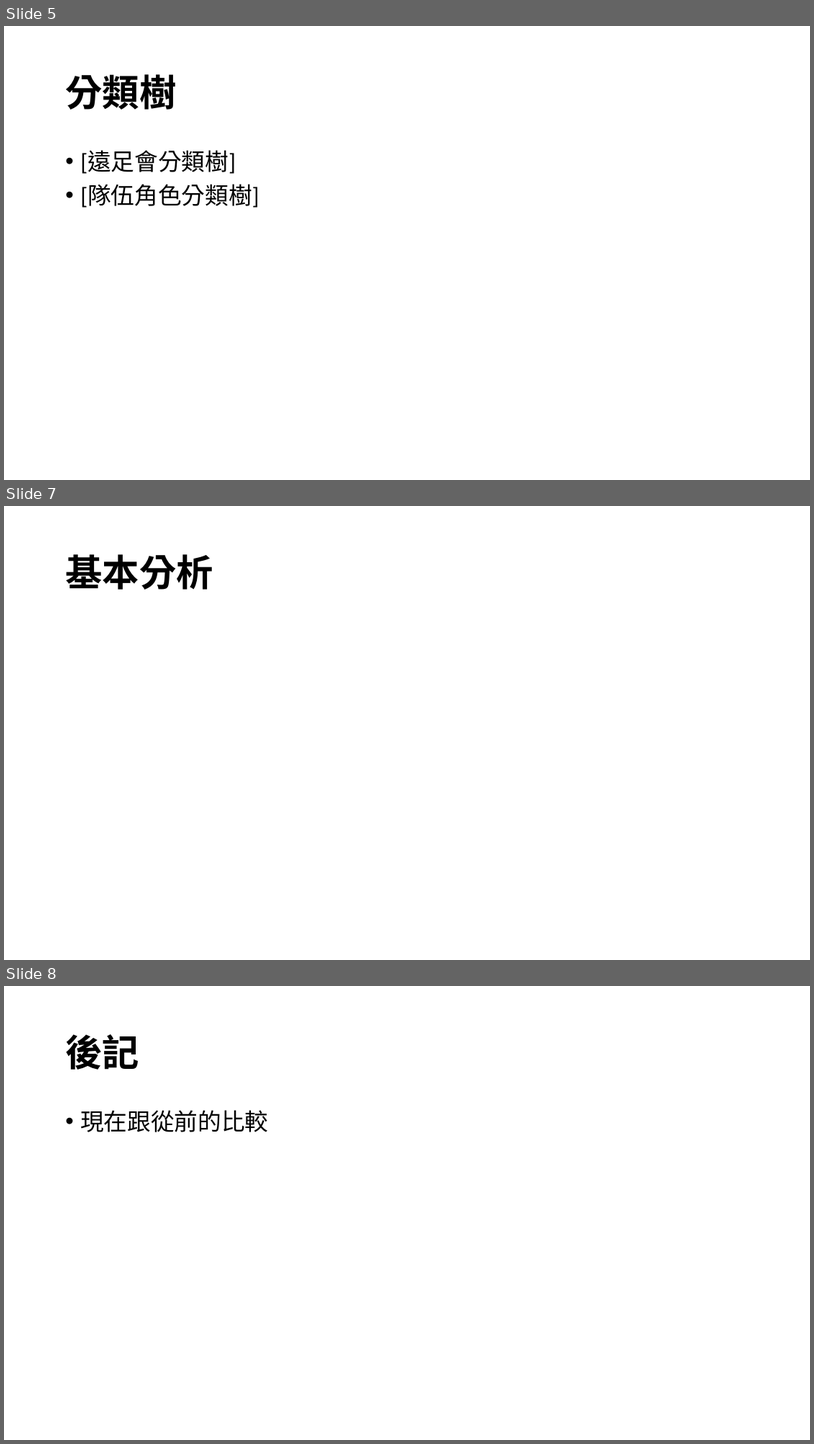
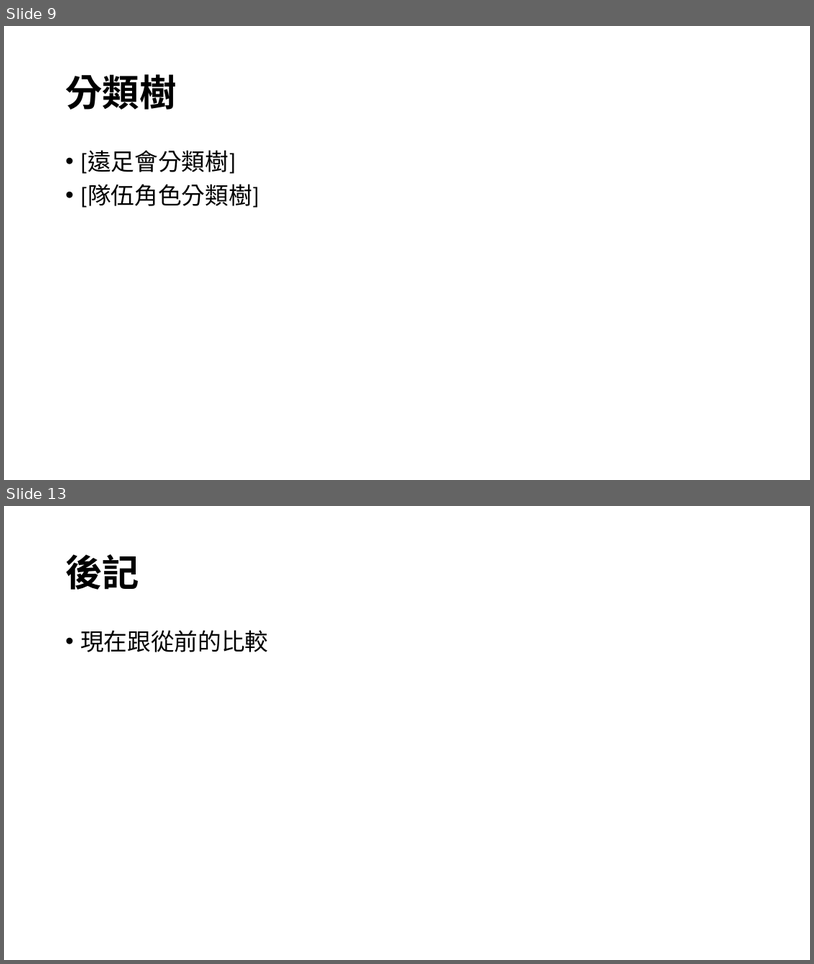
Before and after one commit to pangyan/ridiculands-java, a slide deck: docs/m623/M623 Presentation - Py.pptx. Shown one above the other, each under a label of ours: slides 5, 7 and 8 before the commit, slides 9 and 13 after it; the slides between them are not shown. The pictures are 814x1444 and 814x964 pixels, drawn with LibreOffice and Linux fonts; fonts in the diff are those of the drawing; background and template pictures are left out. Boxes give left, top, right and bottom in pixels: in the first picture for what was removed or moved away, otherwise in the second. Text is boxed around its words. In the diff, an @@ line names an element or a change of style, - is before the commit and + after.

```diff
--- a/docs/m623/M623 Presentation - Py.pptx
+++ b/docs/m623/M623 Presentation - Py.pptx
@@ slide 7 removed at [4, 506, 810, 960], background picture (left out) @@
@@ title removed at [65, 554, 213, 590] @@
-基本分析
@@ what was slide 5 is now slide 9 @@
@@ what was slide 8 is now slide 13 @@
```
Also in this commit, not shown: 4 slides changed, 6 slides added.
